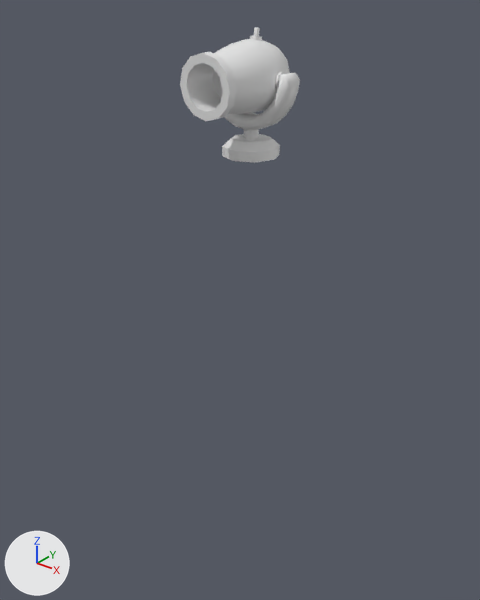
Renders of the FBX model FallGuys/Assets/Graphic/Models/cannon.fbx from each side of a commit.
Before and after are seen from a 50 mm lens placed at (25.0, -32.4, 9.9), pointed at (-0.9, 0.1, -10.2). Lighting does not change. The marker at lower left points along +X, +Y and +Z. Where no turn or scale is listed for an object, it has been applied to the vertices.

Names of what the first picture shows: 'Circle.002', 'cannon'.
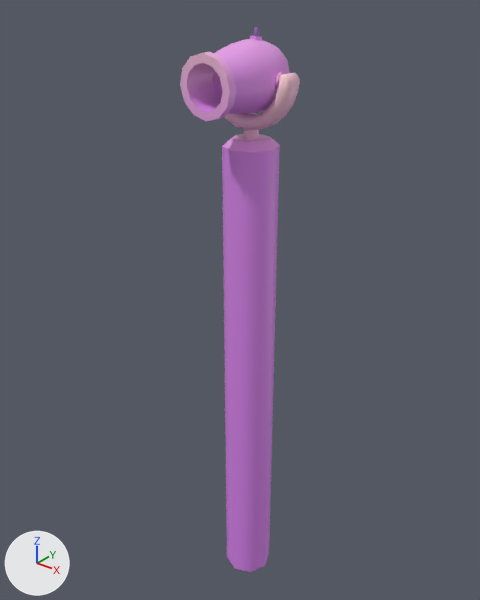
Pixel boxes (x1, y1, x2, y2) of what changed, in the pictures (480 x 600 px; the box of a moved part takes in the faces that stretch with it):
'cannon', recoloured, reshaped, surface changed (grey to purple, 445% taller): before (222, 72, 300, 163); after (222, 72, 300, 572)
'Circle.002', recoloured, surface changed (grey to pink): (180, 27, 290, 121) in both
part 2 of me_circle_006, moved or reshaped: before (222, 145, 280, 163); after (222, 145, 280, 572)
part 3 of me_circle_006, surface changed (grey to purple): (223, 72, 300, 152) in both

Diff of the bpy script that builds the scene:
```diff
--- a/FallGuys/Assets/Graphic/Models/cannon.fbx.py
+++ b/FallGuys/Assets/Graphic/Models/cannon.fbx.py
@@ img_tex_gradient4_png @@
+img_tex_gradient4_png = load_image('TEX_Gradient4.png', '../../Materials/Textures/TEX_Gradient4.png', 1024, 1024, 'sRGB')
@@ mat_gradient @@
+mat_gradient = principled_material('Gradient')
+mat_gradient.texture = img_tex_gradient4_png
@@ me_circle_006 @@
 # used by ob_cannon; location = (0.0, 0.0, 0.0)
 # before: 16 (0.0, 1.78, 0.0), 17 (-1.26, 1.26, 0.0), 18 (-1.78, 0.0, 0.0), 19 (-1.26, -1.26, 0.0) at pixel (222, 156), 20 (0.0, -1.78, 0.0) at pixel (232, 160)
 # before: 21 (1.26, -1.26, 0.0) at pixel (254, 162), 22 (1.78, 0.0, 0.0) at pixel (274, 159), 23 (1.26, 1.26, 0.0) at pixel (279, 154)
-me_circle_006.from_pydata(...)  # 210 vertices, 184 faces; spans x -3.08..3.08, y -1.78..1.78, z 0.0..5.04
+me_circle_006.from_pydata(...)  # 210 vertices, 184 faces; spans x -3.08..3.08, y -1.78..1.78, z -33.66..5.04
+# me_circle_006 part 2
+for i in [*range(16, 24)]: me_circle_006.vertices[i].co += Vector((0.0, 0.0, -33.66))
+# me_circle_006 part 3: texture (UV) coordinates of 184 of 184 faces, centred in x -3.04..3.04, y -1.52..1.52, z 0.3..5.02, changed; they spanned u 0.0..0.0, v 0.0..0.0 and now span u 0.48..0.5, v 0.88..0.98
+me_circle_006.materials.append(mat_gradient)  # picture img_tex_gradient4_png
@@ me_circle_002 @@
 me_circle_002.from_pydata(...)  # 172 vertices, 155 faces; spans x -2.08..2.08, y -4.27..2.27, z -1.99..2.75
 # used by ob_circle_002; location = (0.0, 0.0, 4.57)
+# me_circle_002 part 1: texture (UV) coordinates of 155 of 155 faces, centred in x -1.91..1.91, y -4.26..2.25, z -1.8..2.74, changed; they spanned u 0.0..0.0, v 0.0..0.0 and now span u 0.45..0.5, v 0.85..0.96
+me_circle_002.materials.append(mat_gradient)  # picture img_tex_gradient4_png
```
